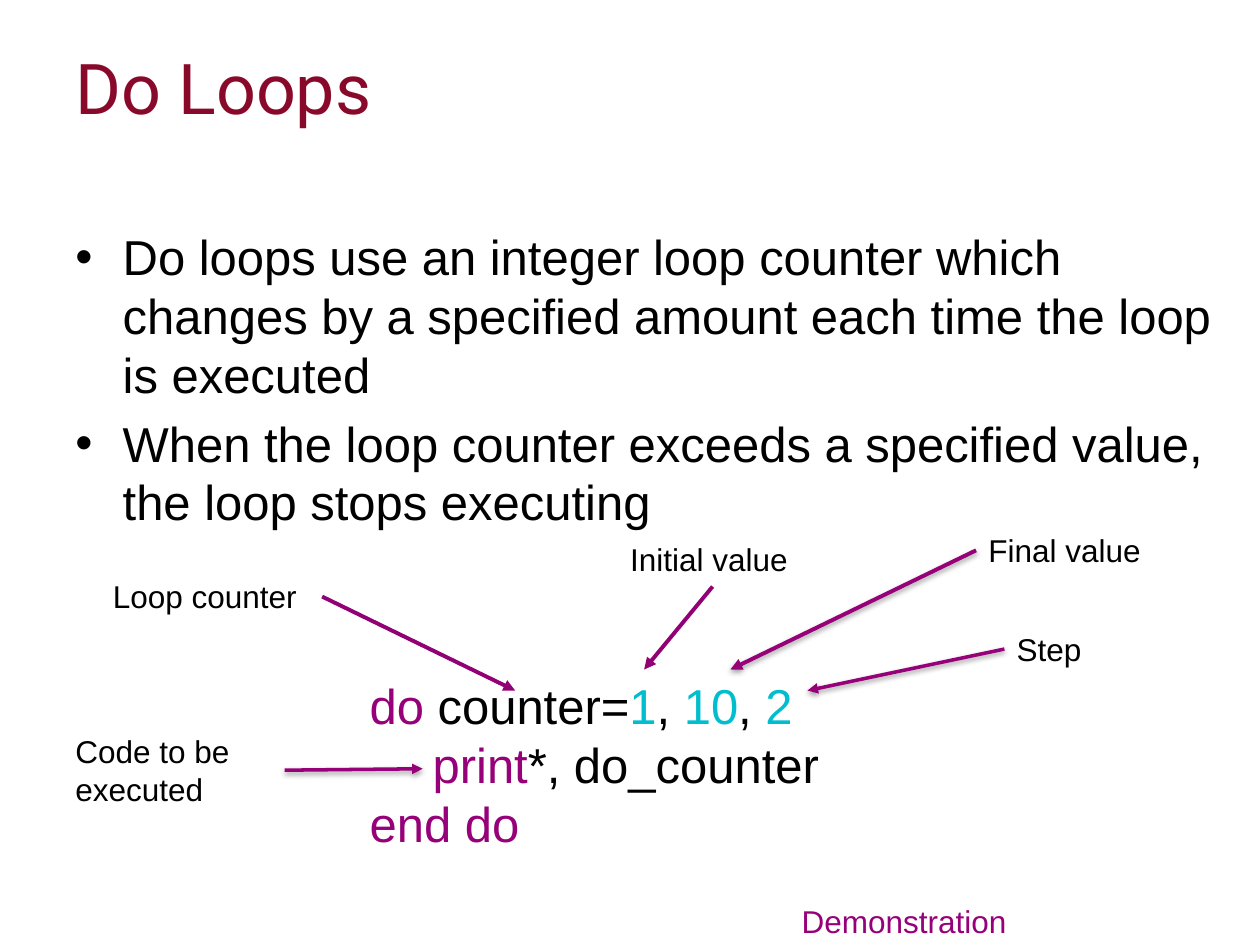
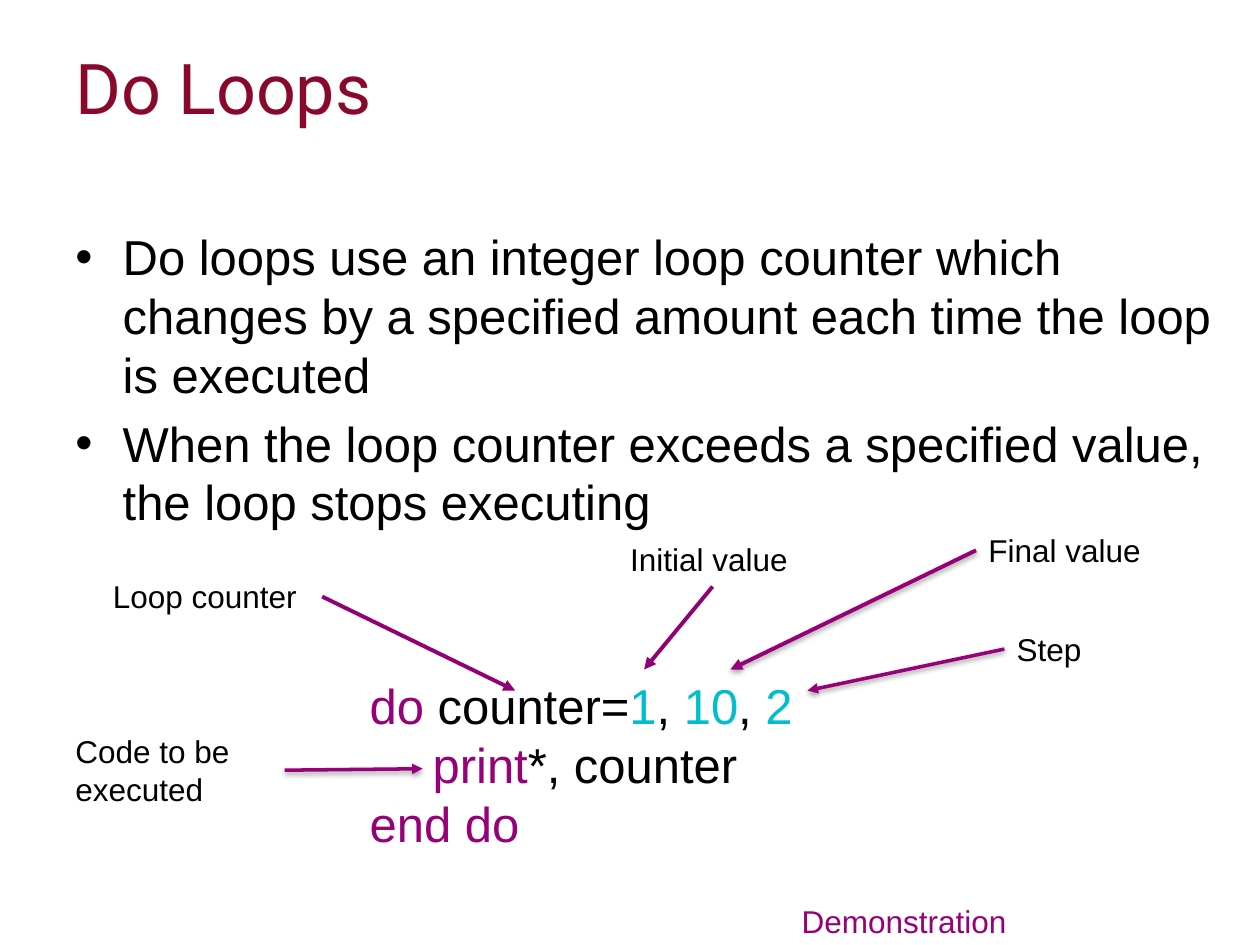
Before and after one commit to ImperialCollegeLondon/RCDS-introduction-to-fortran, a slide deck: slide 32 of Introduction to Fortran Slides.pptx. Drawn at 1260x945 pixels with LibreOffice and Linux fonts; fonts in the diff are those of the drawing; background and template pictures are left out. Boxes give left, top, right and bottom in pixels: in the first picture for what was removed or moved away, otherwise in the second. Text is boxed around its words. In the diff, an @@ line names an element or a change of style, - is before the commit and + after.

```diff
--- a/Introduction to Fortran Slides.pptx
+++ b/Introduction to Fortran Slides.pptx
@@ text at bbox=[433, 747, 737, 793]: text changed @@
-print*, do_counter
+print*, counter
```
Also in this commit, not shown: 6 other slides changed, 9 other files.
